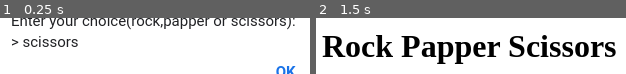
Above: before the commit, frames 1-2 (left to right).
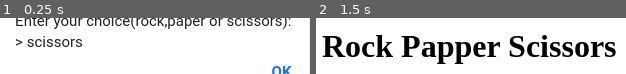
Above: after the commit, the same moments.

Repository: gbydevs/odin-rock-paper-scissors
Game: browser game, page index.html
Two runs of this game, one before a commit and one after it. Both use one fixed random seed, a clock stepped at 60 frames per second and the inputs below. When the page shows a pop-up message, it is drawn as a white box for half a second while everything else waits; a line starting with > is the answer the replay typed.
Inputs:
- Up to frame 1 (0.25 s): no input
- Up to frame 2 (1.5 s): no input

The runs differ from the first frame. In frame 1, 13% of the frame differs, in the area x 3-96%, y 0-100%; in frame 2, nothing differs.

Commit message:
Complete console-based Rock Paper Scissors game

Diff:
--- a/scripts/script.js
+++ b/scripts/script.js
@@ -1,7 +1,4 @@
-console.log(" ---- Rock Papper Scissors Game Designed By Gideon -----\n\n");
-
-let humanScore = 0;
-let computerScore = 0;
+console.log(" ---- Rock Paper Scissors Game Designed By Gideon -----\n\n");
 
 function getComputerChoice() {
   const randomNum = Math.random();
@@ -16,21 +13,24 @@
 }
 
 function getHumanChoice() {
-  const userChoice = prompt("Enter your choice(rock,papper or scissors):");
+  const userChoice = prompt("Enter your choice(rock,paper or scissors):");
 
   return userChoice;
 }
 
 function playGame() {
+  let humanScore = 0;
+  let computerScore = 0;
+
   function playRound(humanChoice, computerChoice) {
     const lowerHumanChoice = humanChoice.toLowerCase();
 
-    if (humanChoice === computerChoice) {
+    if (lowerHumanChoice === computerChoice) {
       console.log(`It's a tie! You both chose ${lowerHumanChoice}`);
     } else if (
-      (humanChoice === "rock" && computerChoice === "scissors") ||
-      (humanChoice === "paper" && computerChoice === "rock") ||
-      (humanChoice === "scissors" && computerChoice === "paper")
+      (lowerHumanChoice === "rock" && computerChoice === "scissors") ||
+      (lowerHumanChoice === "paper" && computerChoice === "rock") ||
+      (lowerHumanChoice === "scissors" && computerChoice === "paper")
     ) {
       console.log(`You win! ${lowerHumanChoice} beats ${computerChoice}.`);
       humanScore++;
@@ -39,7 +39,7 @@
       computerScore++;
     }
   }
-  for (let i = 0; i <= 4; i++) {
+  for (let i = 0; i < 5; i++) {
     const humanSelection = getHumanChoice();
     const computerSelection = getComputerChoice();
 
